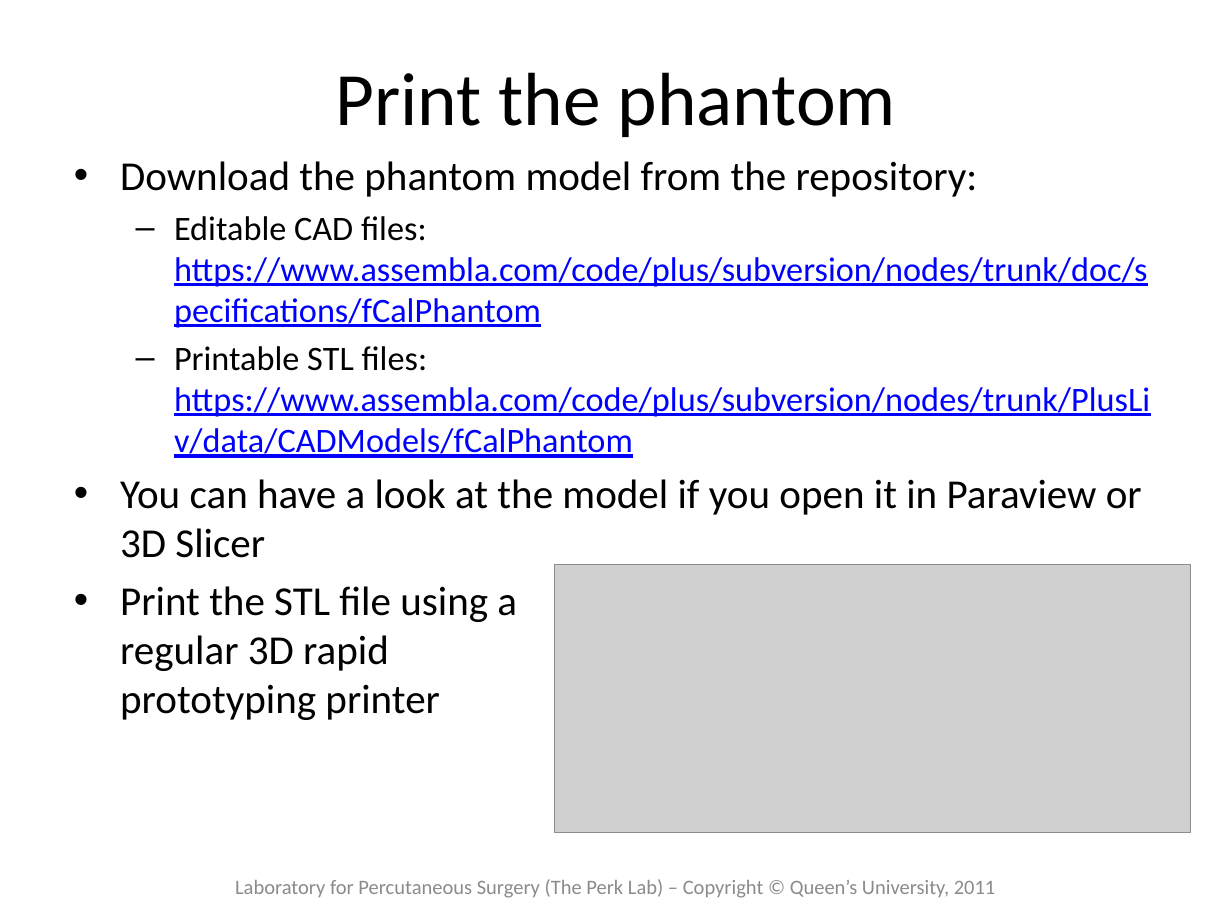
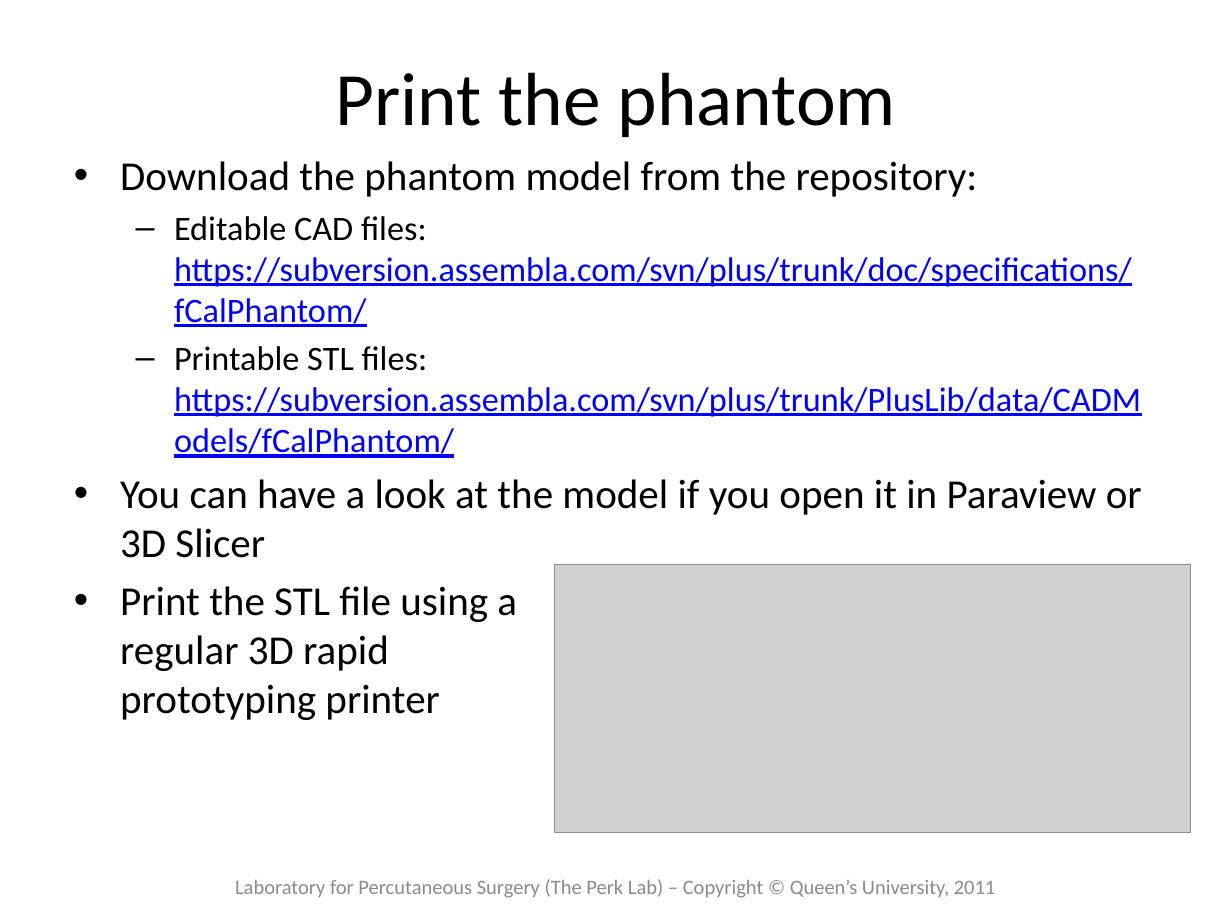
Before and after one commit to thewtex/Plus, a slide deck: slide 2 of doc/tutorials/PlusTutorialBuildingfCalPhantom.pptx. Drawn at 1232x924 pixels with LibreOffice and Linux fonts; fonts in the diff are those of the drawing; grey boxes stand for pictures. Boxes give left, top, right and bottom in pixels: in the first picture for what was removed or moved away, otherwise in the second. Text is boxed around its words. In the diff, an @@ line names an element or a change of style, - is before the commit and + after.

```diff
--- a/doc/tutorials/PlusTutorialBuildingfCalPhantom.pptx
+++ b/doc/tutorials/PlusTutorialBuildingfCalPhantom.pptx
@@ text at [174, 216, 1141, 458]: text changed @@
-  – Editable CAD files: https://www.assembla.com/code/plus/subversion/nodes/trunk/doc/specifications/fCalPhantom
-  – Printable STL files: https://www.assembla.com/code/plus/subversion/nodes/trunk/PlusLiv/data/CADModels/fCalPhantom
+  – Editable CAD files: https://subversion.assembla.com/svn/plus/trunk/doc/specifications/fCalPhantom/
+  – Printable STL files: https://subversion.assembla.com/svn/plus/trunk/PlusLib/data/CADModels/fCalPhantom/
```
Also in this commit, not shown: 2 other slides changed, 2 other files.
